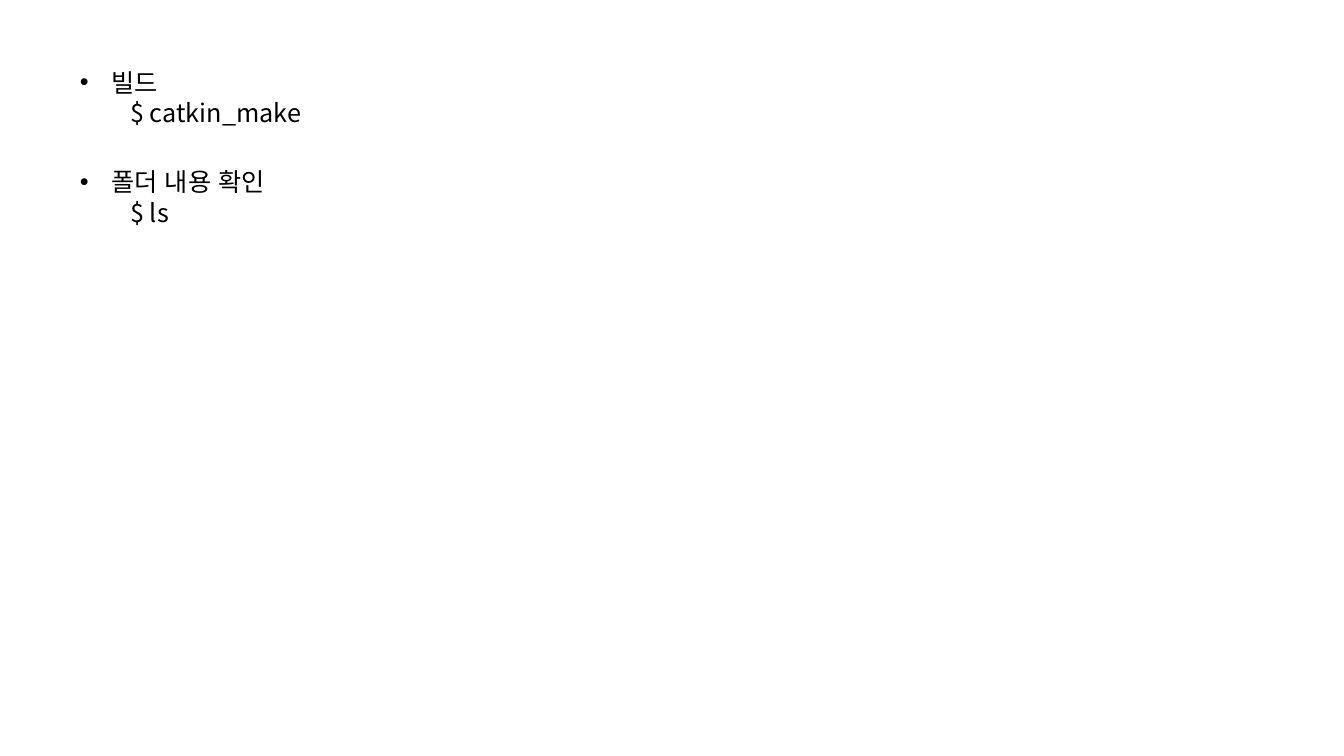
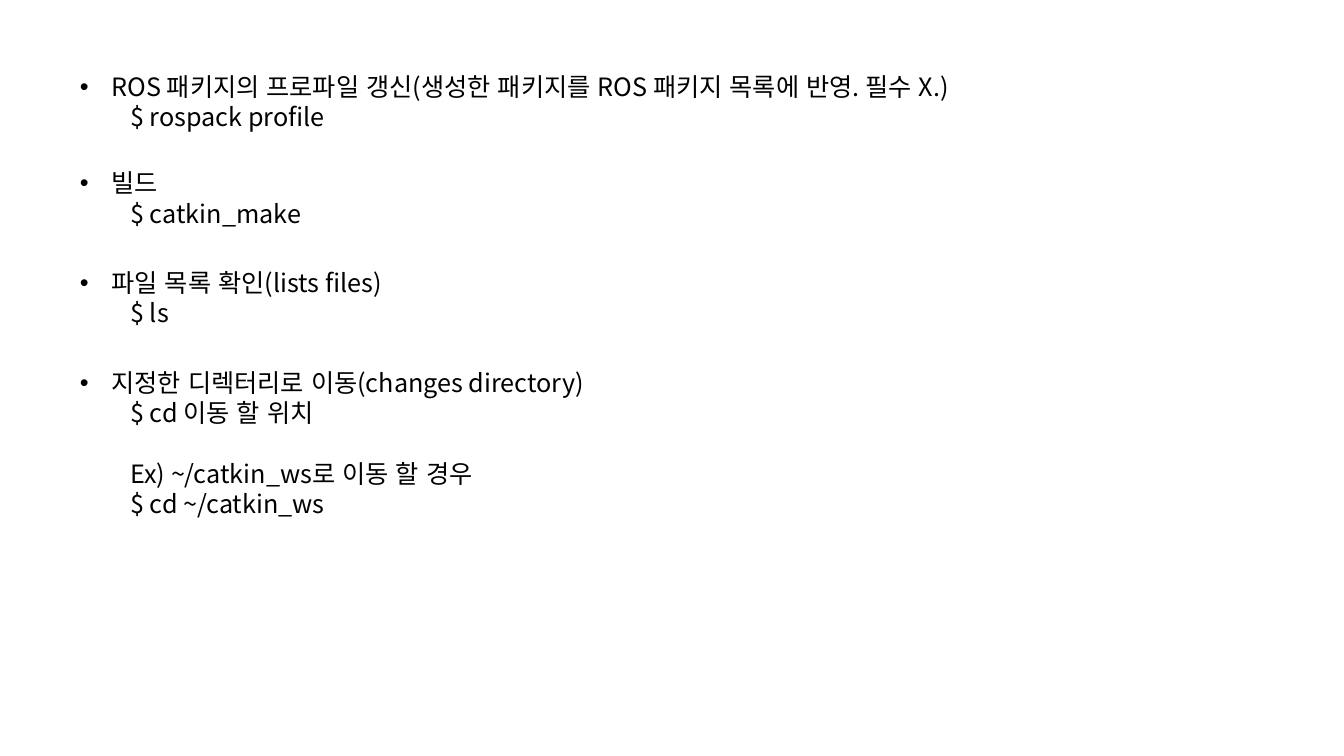
Before and after one commit to choeunyoung0208/silverzero, a slide deck: slide 5 of Turtlebot/Ubuntu & ROS.pptx. Drawn at 1344x756 pixels with LibreOffice and Linux fonts; fonts in the diff are those of the drawing. Boxes give left, top, right and bottom in pixels: in the first picture for what was removed or moved away, otherwise in the second. Text is boxed around its words. In the diff, an @@ line names an element or a change of style, - is before the commit and + after.

```diff
--- a/Turtlebot/Ubuntu & ROS.pptx
+++ b/Turtlebot/Ubuntu & ROS.pptx
@@ text added at (x1=111, y1=75, x2=949, y2=132), 18 pt, text #000000 @@
+• ROS 패키지의 프로파일 갱신(생성한 패키지를 ROS 패키지 목록에 반영. 필수 X.)
+  $ rospack profile
@@ text "빌드" moved from (x1=111, y1=71, x2=301, y2=126) to (x1=111, y1=171, x2=301, y2=227) @@
@@ text "파일 목록 확인(lists files)" moved from (x1=111, y1=170, x2=264, y2=223) to (x1=111, y1=271, x2=382, y2=323) @@
@@ text at (x1=111, y1=271, x2=382, y2=297): text changed @@
-• 폴더 내용 확인
+• 파일 목록 확인(lists files)
@@ text added at (x1=111, y1=371, x2=584, y2=518), 18 pt, text #000000 @@
+• 지정한 디렉터리로 이동(changes directory)
+  $ cd 이동 할 위치
+  Ex) ~/catkin_ws로 이동 할 경우
+  $ cd ~/catkin_ws
```
Also in this commit, not shown: 2 other slides changed, 1 other file.
